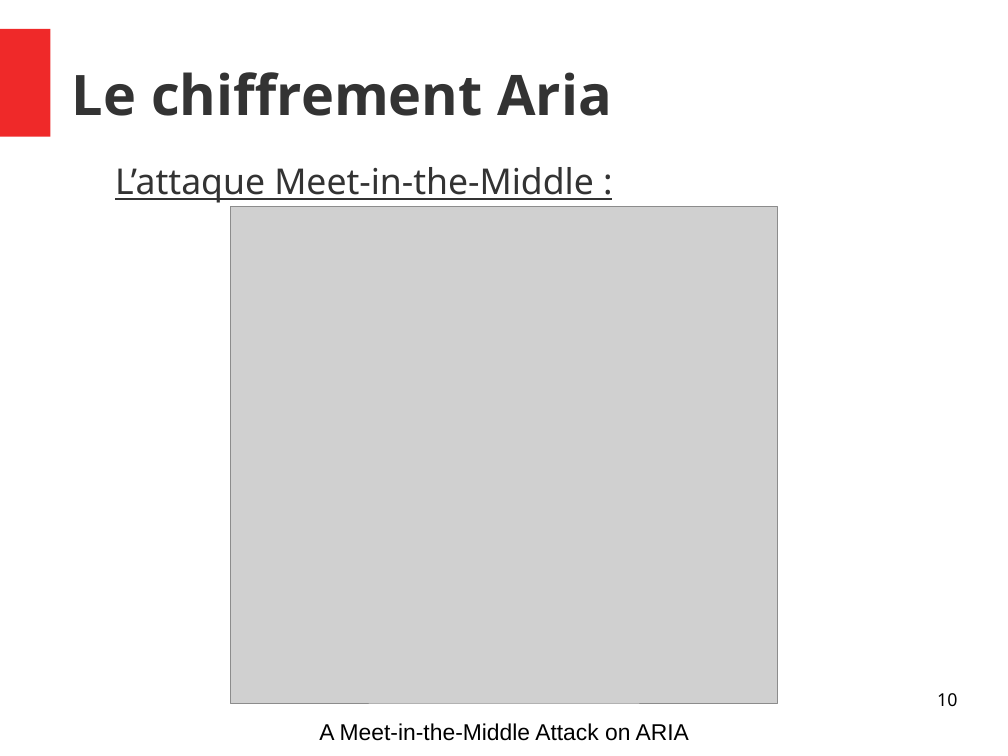
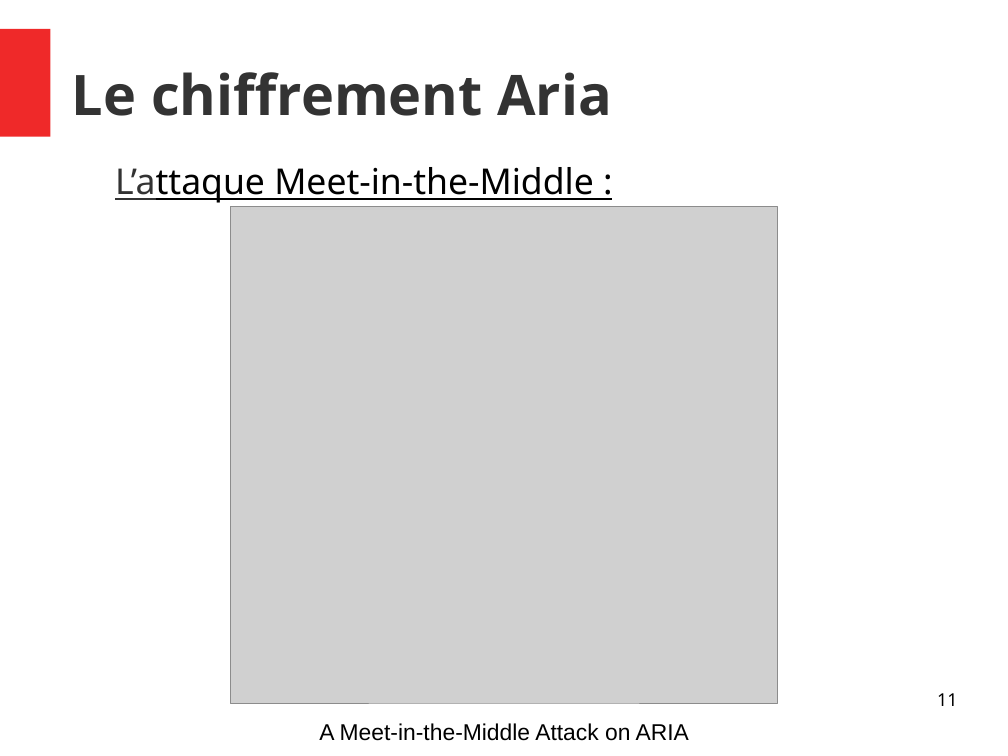
Before and after one commit to Allard-Chris/Aria, a slide deck: slide 11 of docs/[M2CSI]_ICP_Aria_Allard_Aulagnier.odp (slide 10 before the commit). Drawn at 1008x756 pixels with LibreOffice and Linux fonts; fonts in the diff are those of the drawing; grey boxes stand for pictures. Boxes give left, top, right and bottom in pixels: in the first picture for what was removed or moved away, otherwise in the second. Text is boxed around its words. In the diff, an @@ line names an element or a change of style, - is before the commit and + after.

```diff
--- a/docs/[M2CSI]_ICP_Aria_Allard_Aulagnier.odp
+++ b/docs/[M2CSI]_ICP_Aria_Allard_Aulagnier.odp
@@ text "L’attaque Meet-in-the-Middle :" at box(115, 167, 594, 203): text colour #333333 to #000000 in "L’attaque Meet-in-the-Middle :" @@
@@ page number at box(937, 693, 957, 706): text changed @@
-10
+11
```
Also in this commit, not shown: 19 other slides changed, 1 slide added.
